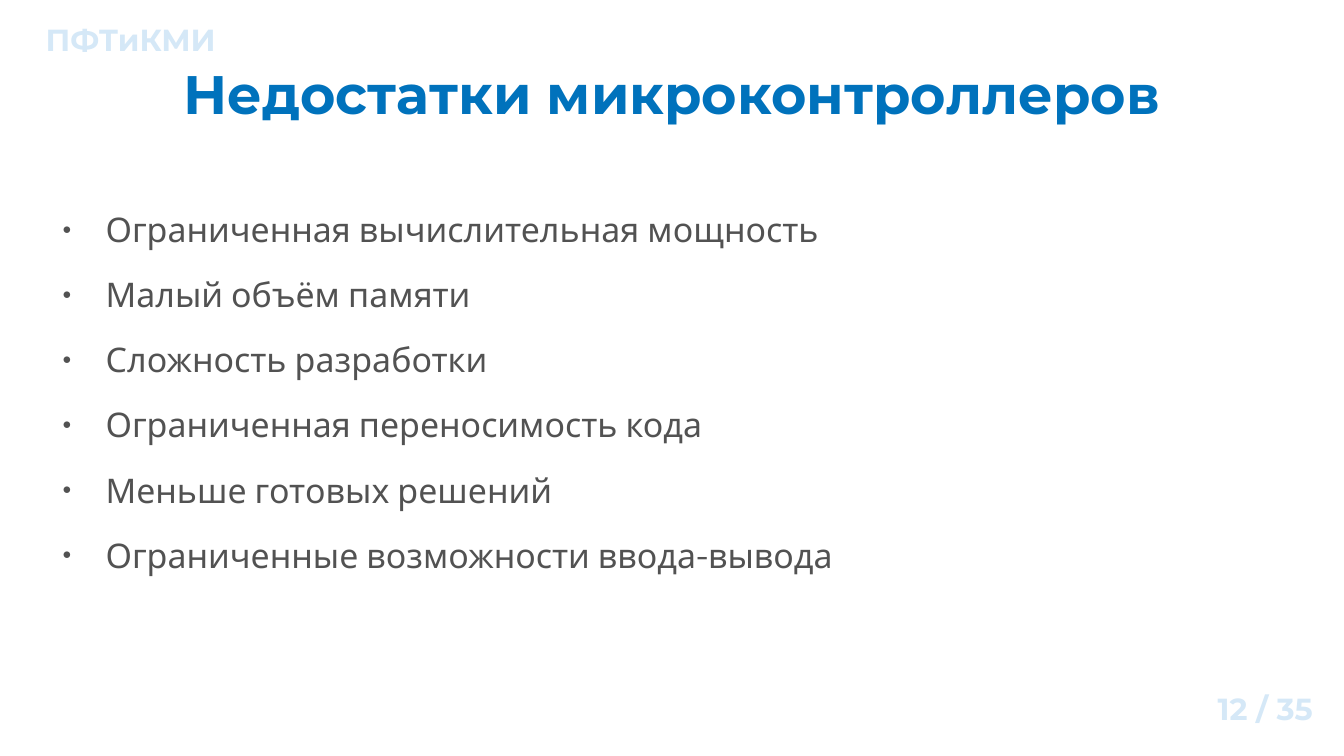
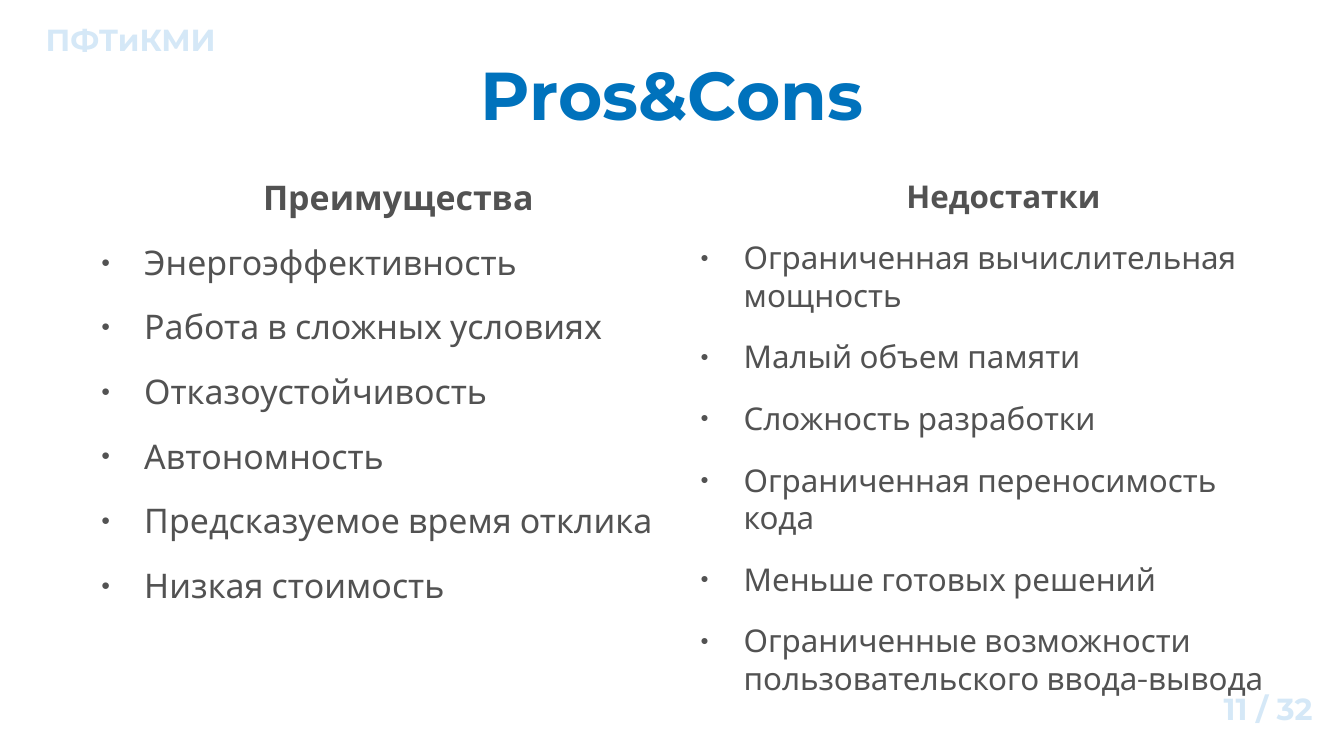
Before and after one commit to ant-lab-ru/ant-mcu, a slide deck: slide 11 of 1 Как начать работать с микроконтроллерами/Презентация/presentation_01.odp (slide 12 before the commit). Drawn at 1344x756 pixels with LibreOffice and Linux fonts; fonts in the diff are those of the drawing; background and template pictures are left out. Boxes give left, top, right and bottom in pixels: in the first picture for what was removed or moved away, otherwise in the second. Text is boxed around its words. In the diff, an @@ line names an element or a change of style, - is before the commit and + after.

```diff
--- a/1 Как начать работать с микроконтроллерами/Презентация/presentation_01.odp
+++ b/1 Как начать работать с микроконтроллерами/Презентация/presentation_01.odp
@@ title at bbox=[481, 71, 863, 121]: text changed; size 32 to 40 pt @@
-Недостатки микроконтроллеров
+Pros&Cons
@@ text "Недостатки": place and size @@
-text "Недостатки" at bbox=[106, 217, 833, 576]
+text "Недостатки" at bbox=[744, 185, 1263, 696]
@@ text added at bbox=[144, 186, 652, 599], 20 pt, text #525252 @@
+Преимущества
+● Энергоэффективность
+● Работа в сложных условиях
+● Отказоустойчивость
+● Автономность
+● Предсказуемое время отклика
+● Низкая стоимость
@@ text at bbox=[906, 185, 1100, 214]: paragraph added @@
+Недостатки
@@ text at bbox=[744, 246, 1236, 599]: size 20 to 18.5 pt in "Ограниченная вычислительная мощность", "Сложность разработки", "Ограниченная переносимость кода", "Меньше готовых решений" @@
@@ text at bbox=[744, 344, 1080, 369]: text changed; size 20 to 18.5 pt @@
-● Малый объём памяти
+● Малый объем памяти
@@ text at bbox=[744, 629, 1263, 696]: text changed; size 20 to 18.5 pt @@
-● Ограниченные возможности ввода-вывода
+● Ограниченные возможности пользовательского ввода-вывода
@@ page number at bbox=[1224, 690, 1248, 720]: text changed @@
-12 / 35
+11 / 32
```
Also in this commit, not shown: 2 other slides changed, 1 slide added, 4 slides removed, 1 other file.
